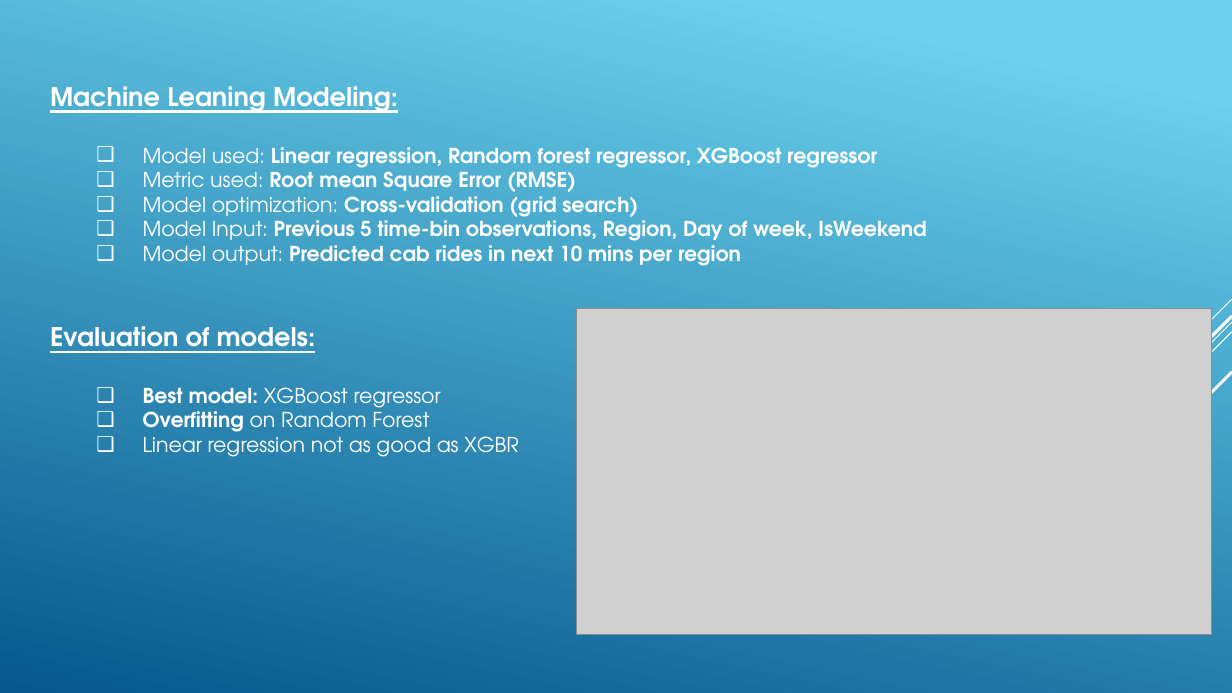
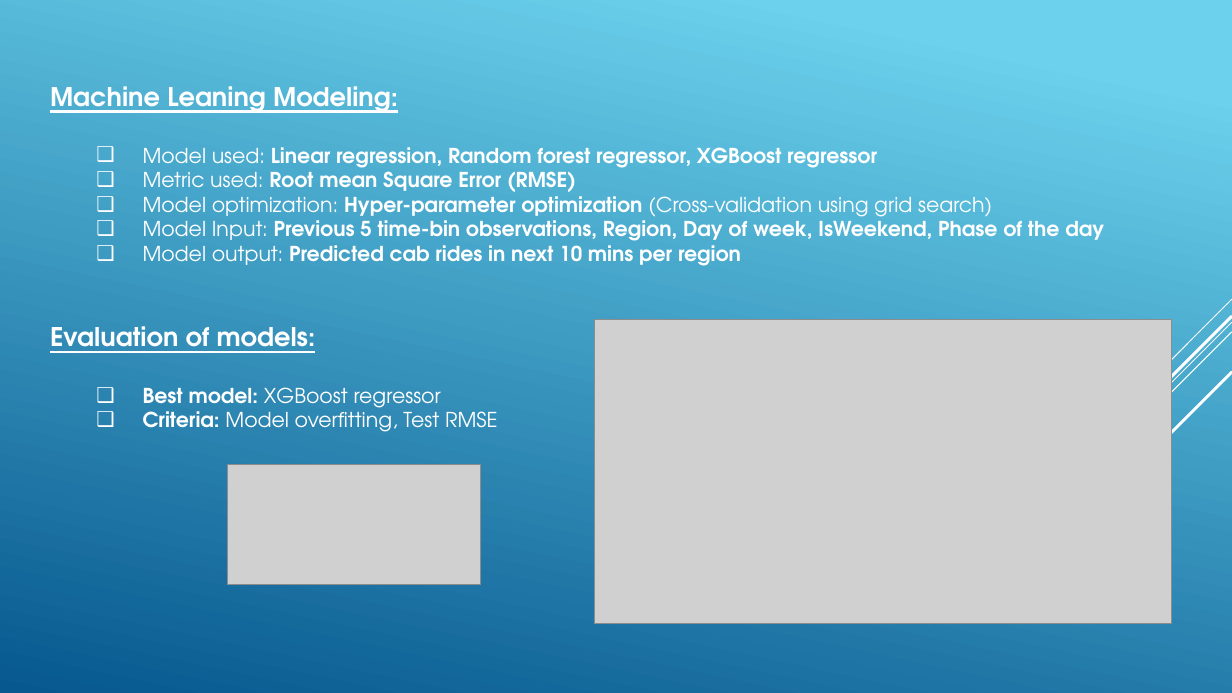
Before and after one commit to YordiDekkers/Taxi-Mobility, a slide deck: slide 17 of Final_Presentation_PM.pptx. Drawn at 1232x693 pixels with LibreOffice and Linux fonts; fonts in the diff are those of the drawing; grey boxes stand for pictures. Boxes give left, top, right and bottom in pixels: in the first picture for what was removed or moved away, otherwise in the second. Text is boxed around its words. In the diff, an @@ line names an element or a change of style, - is before the commit and + after.

```diff
--- a/Final_Presentation_PM.pptx
+++ b/Final_Presentation_PM.pptx
@@ text at [143, 190, 1104, 241]: text changed @@
-      ❑ Model optimization: Cross-validation (grid search)
-      ❑ Model Input: Previous 5 time-bin observations, Region, Day of week, IsWeekend
+      ❑ Model optimization: Hyper-parameter optimization (Cross-validation using grid search)
+      ❑ Model Input: Previous 5 time-bin observations, Region, Day of week, IsWeekend, Phase of the day
@@ picture: place and size @@
-picture at [577, 309, 1212, 635]
+picture at [594, 319, 1172, 623]
@@ text at [143, 406, 497, 432]: text changed @@
-      ❑ Overfitting on Random Forest
-      ❑ Linear regression not as good as XGBR
+      ❑ Criteria: Model overfitting, Test RMSE
@@ picture added at [227, 464, 481, 584] @@
```
Also in this commit, not shown: 1 other file.
